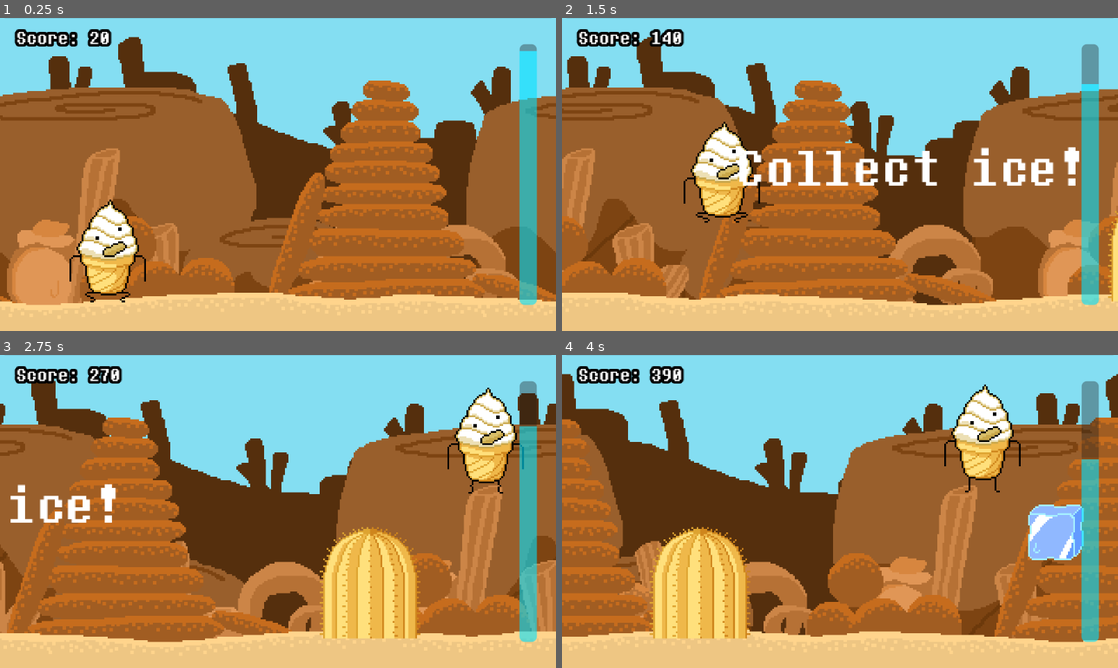
Above: before the commit, frames 1-4 (two rows, left to right).
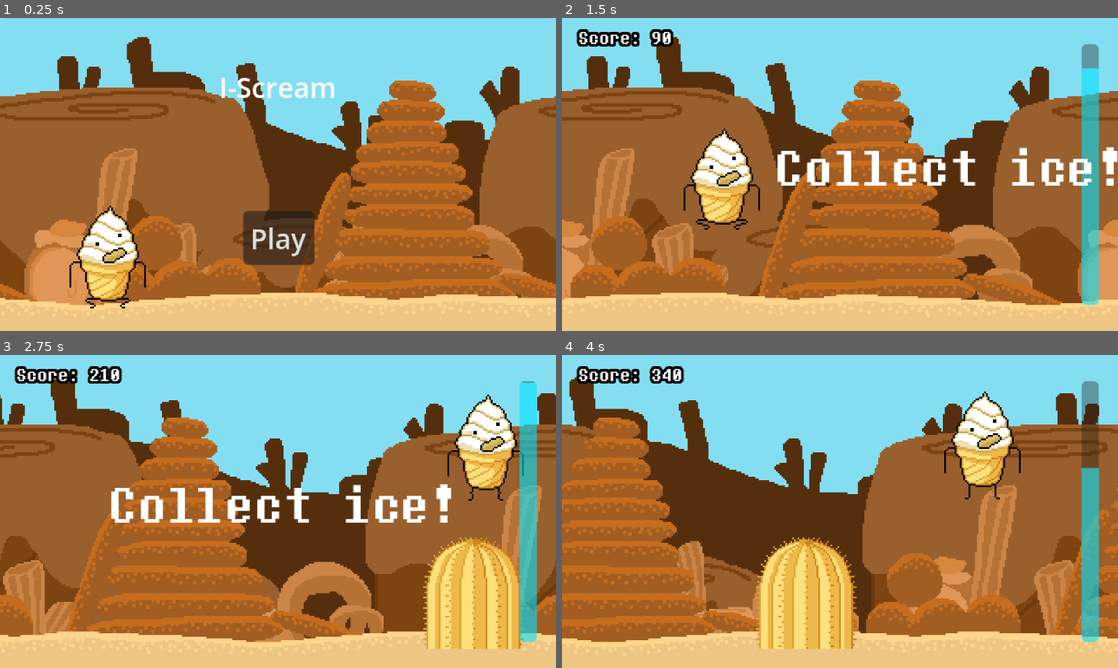
Above: after the commit, the same moments.

Repository: lyhottag13/i-scream
Game: Godot game, scene res://src/scenes/main_game.tscn
Two runs of this game, one before a commit and one after it. Both use one fixed random seed, a clock stepped at 60 frames per second and the inputs below.
Inputs (mouse positions are in pixels of both pictures, inside the frame that each line leads up to):
- Up to frame 1 (0.25 s): no input
- Up to frame 2 (1.5 s): click (840, 237) at 0.5 s, where only the run after the commit has a clickable "Play"; tap Enter at 1.25 s; hold D (move_right) from 1.28 s (still down); tap Space (jump) at 1.35 s
- Up to frame 3 (2.75 s): keep holding D (move_right); tap Space (jump) at 1.52, 1.82, 2.1, 2.27, 2.57 s
- Up to frame 4 (4 s): release D (move_right) at 2.78 s; hold A (move_left) 2.78-3.53 s; tap Space (jump) at 2.85, 3.6, 3.77 s; hold D (move_right) from 3.53 s (still down)

The runs differ from the first frame. In frame 1, 27% of the frame differs, in the area x 0-100%, y 3-93%; in frame 2, 39%; in frame 3, 40%, in the area x 0-100%, y 3-94%; in frame 4, 39%.

Commit message:
Added more polish and fixed menu bugs

Diff:
--- a/project.godot
+++ b/project.godot
@@ -35,6 +35,17 @@
 
 [input]
 
+ui_accept={
+"deadzone": 0.5,
+"events": [Object(InputEventKey,"resource_local_to_scene":false,"resource_name":"","device":0,"window_id":0,"alt_pressed":false,"shift_pressed":false,"ctrl_pressed":false,"meta_pressed":false,"pressed":false,"keycode":4194309,"physical_keycode":0,"key_label":0,"unicode":0,"location":0,"echo":false,"script":null)
+, Object(InputEventKey,"resource_local_to_scene":false,"resource_name":"","device":0,"window_id":0,"alt_pressed":false,"shift_pressed":false,"ctrl_pressed":false,"meta_pressed":false,"pressed":false,"keycode":4194310,"physical_keycode":0,"key_label":0,"unicode":0,"location":0,"echo":false,"script":null)
+]
+}
+ui_select={
+"deadzone": 0.5,
+"events": [Object(InputEventJoypadButton,"resource_local_to_scene":false,"resource_name":"","device":-1,"button_index":3,"pressure":0.0,"pressed":false,"script":null)
+]
+}
 jump={
 "deadzone": 0.2,
 "events": [Object(InputEventKey,"resource_local_to_scene":false,"resource_name":"","device":-1,"window_id":0,"alt_press …(191 unchanged characters)…
--- a/src/scenes/game_over.tscn
+++ b/src/scenes/game_over.tscn
@@ -2,6 +2,7 @@
 
 [ext_resource type="FontFile" uid="uid://dyl1gtqc3hn47" path="res://resources/DialogueFont.otf" id="1_3aip7"]
 [ext_resource type="Script" uid="uid://72is0br21jdq" path="res://src/scripts/game_over.gd" id="1_tmgld"]
+[ext_resource type="Texture2D" uid="uid://citi4h3fu6ld0" path="res://resources/buttontest.png" id="3_bm8er"]
 
 [node name="GameOver" type="Panel" unique_id=424931550]
 anchors_preset = 15
@@ -27,22 +28,6 @@
 theme_override_font_sizes/font_size = 34
 text = "Game Over"
 
-[node name="Button" type="Button" parent="." unique_id=248477602]
-layout_mode = 1
-anchors_preset = 7
-anchor_left = 0.5
-anchor_top = 1.0
-anchor_right = 0.5
-anchor_bottom = 1.0
-offset_left = -25.0
-offset_top = -66.73
-offset_right = 25.0
-offset_bottom = -35.72995
-grow_horizontal = 2
-grow_vertical = 0
-theme_override_fonts/font = ExtResource("1_3aip7")
-text = "Retry"
-
 [node name="ScoreText" type="Label" parent="." unique_id=1025364489]
 layout_mode = 1
 anchors_preset = 8
@@ -59,4 +44,19 @@
 theme_override_fonts/font = ExtResource("1_3aip7")
 text = "Score: XX"
 
-[connection signal="pressed" from="Button" to="." method="_on_button_pressed"]
+[node name="TextureButton" type="TextureButton" parent="." unique_id=1680094453]
+layout_mode = 1
+anchors_preset = 7
+anchor_left = 0.5
+anchor_top = 1.0
+anchor_right = 0.5
+anchor_bottom = 1.0
+offset_left = -32.0
+offset_top = -68.0
+offset_right = 32.0
+offset_bottom = -28.0
+grow_horizontal = 2
+grow_vertical = 0
+texture_normal = ExtResource("3_bm8er")
+
+[connection signal="pressed" from="TextureButton" to="." method="_on_button_pressed"]
--- a/src/scenes/level.tscn
+++ b/src/scenes/level.tscn
@@ -9,7 +9,7 @@
 [ext_resource type="Texture2D" uid="uid://uyrw6sbde0d3" path="res://resources/background/3bunuelodetail.png" id="6_g67j4"]
 
 [sub_resource type="RectangleShape2D" id="RectangleShape2D_wq10o"]
-size = Vector2(1190, 47)
+size = Vector2(337, 43)
 
 [sub_resource type="RectangleShape2D" id="RectangleShape2D_e32pt"]
 size = Vector2(20, 211)
@@ -20,11 +20,52 @@
 [node name="Level" type="Node2D" unique_id=1585518691]
 script = ExtResource("1_7racn")
 
+[node name="Backgrounds" type="Node2D" parent="." unique_id=1316074010]
+
+[node name="Sky" type="Sprite2D" parent="Backgrounds" unique_id=1150391898]
+texture = ExtResource("2_e32pt")
+centered = false
+
+[node name="Mountains" type="Parallax2D" parent="Backgrounds" unique_id=77997172]
+repeat_size = Vector2(320, 0)
+
+[node name="Sprite2D" type="Sprite2D" parent="Backgrounds/Mountains" unique_id=1887015854]
+texture = ExtResource("3_hkhm5")
+centered = false
+
+[node name="Cinammon" type="Parallax2D" parent="Backgrounds" unique_id=130884253]
+repeat_size = Vector2(320, 0)
+
+[node name="Sprite2D" type="Sprite2D" parent="Backgrounds/Cinammon" unique_id=610180878]
+texture = ExtResource("2_w1iog")
+centered = false
+
+[node name="Churros" type="Parallax2D" parent="Backgrounds" unique_id=1503822287]
+repeat_size = Vector2(320, 0)
+
+[node name="Sprite2D" type="Sprite2D" parent="Backgrounds/Churros" unique_id=772263293]
+texture = ExtResource("5_g7mpk")
+centered = false
+
+[node name="Bunelo" type="Parallax2D" parent="Backgrounds" unique_id=1369094169]
+repeat_size = Vector2(320, 0)
+
+[node name="Sprite2D" type="Sprite2D" parent="Backgrounds/Bunelo" unique_id=227637321]
+texture = ExtResource("6_g67j4")
+centered = false
+
+[node name="Sand" type="Parallax2D" parent="Backgrounds" unique_id=1179912931]
+repeat_size = Vector2(320, 0)
+
+[node name="TextureRect" type="Sprite2D" parent="Backgrounds/Sand" unique_id=865879242]
+texture = ExtResource("2_7racn")
+centered = false
+
 [node name="Floor" type="StaticBody2D" parent="." unique_id=827513076]
 position = Vector2(-225, 173)
 
 [node name="CollisionShape2D" type="CollisionShape2D" parent="Floor" unique_id=445182400]
-position = Vector2(585, 13.5)
+position = Vector2(388.5, 15.5)
 shape = SubResource("RectangleShape2D_wq10o")
 
 [node name="CollisionShape2D2" type="CollisionShape2D" parent="Floor" unique_id=1934811265]
@@ -37,7 +78,7 @@
 
 [node name="SpawnMarker" type="Marker2D" parent="." unique_id=1587892575]
 unique_name_in_owner = true
-position = Vector2(345, 163)
+position = Vector2(345, 169)
 
 [node name="Timers" type="Node" parent="." unique_id=2143350176]
 
@@ -47,51 +88,5 @@
 [node name="IceCubeTimer" type="Timer" parent="Timers" unique_id=144561989]
 unique_name_in_owner = true
 
-[node name="Backgrounds" type="Node2D" parent="." unique_id=1316074010]
-
-[node name="Sky" type="Sprite2D" parent="Backgrounds" unique_id=1150391898]
-texture = ExtResource("2_e32pt")
-centered = false
-
-[node name="Mountains" type="Parallax2D" parent="Backgrounds" unique_id=77997172]
-repeat_size = Vector2(320, 0)
-autoscroll = Vector2(-20, 0)
-
-[node name="Sprite2D" type="Sprite2D" parent="Backgrounds/Mountains" unique_id=1887015854]
-texture = ExtResource("3_hkhm5")
-centered = false
-
-[node name="Cinammon" type="Parallax2D" parent="Backgrounds" unique_id=130884253]
-repeat_size = Vector2(320, 0)
-autoscroll = Vector2(-30, 0)
-
-[node name="Sprite2D" type="Sprite2D" parent="Backgrounds/Cinammon" unique_id=610180878]
-texture = ExtResource("2_w1iog")
-centered = false
-
-[node name="Churros" type="Parallax2D" parent="Backgrounds" unique_id=1503822287]
-repeat_size = Vector2(320, 0)
-autoscroll = Vector2(-40, 0)
-
-[node name="Sprite2D" type="Sprite2D" parent="Backgrounds/Churros" unique_id=772263293]
-texture = ExtResource("5_g7mpk")
-centered = false
-
-[node name="Bunelo" type="Parallax2D" parent="Backgrounds" unique_id=1369094169]
-repeat_size = Vector2(320, 0)
-autoscroll = Vector2(-60, 0)
-
-[node name="Sprite2D" type="Sprite2D" parent="Backgrounds/Bunelo" unique_id=227637321]
-texture = ExtResource("6_g67j4")
-centered = false
-
-[node name="Sand" type="Parallax2D" parent="Backgrounds" unique_id=1179912931]
-repeat_size = Vector2(320, 0)
-autoscroll = Vector2(-100, 0)
-
-[node name="TextureRect" type="Sprite2D" parent="Backgrounds/Sand" unique_id=865879242]
-texture = ExtResource("2_7racn")
-centered = false
-
 [connection signal="timeout" from="Timers/CactusTimer" to="." method="_on_cactus_timer_timeout"]
 [connection signal="timeout" from="Timers/IceCubeTimer" to="." method="_on_ice_cube_timer_timeout"]
--- a/src/scenes/main_game.tscn
+++ b/src/scenes/main_game.tscn
@@ -6,6 +6,7 @@
 [ext_resource type="PackedScene" uid="uid://bw370bxwsfuir" path="res://bar.tscn" id="4_m7syd"]
 [ext_resource type="FontFile" uid="uid://dyl1gtqc3hn47" path="res://resources/DialogueFont.otf" id="5_c5f53"]
 [ext_resource type="PackedScene" uid="uid://v1oehotvw3l0" path="res://src/scenes/game_over.tscn" id="6_wrvd8"]
+[ext_resource type="PackedScene" uid="uid://c2t3hw37pm2qu" path="res://src/scenes/main_menu.tscn" id="7_1he1f"]
 
 [sub_resource type="RectangleShape2D" id="RectangleShape2D_wrvd8"]
 size = Vector2(320, 180)
@@ -18,7 +19,10 @@
 [node name="Level" parent="World" unique_id=1585518691 instance=ExtResource("1_lt075")]
 
 [node name="Player" parent="World" unique_id=2135155359 instance=ExtResource("2_r3nyt")]
-position = Vector2(62, 164)
+position = Vector2(62, 167)
+
+[node name="PlayerSpawner" type="Marker2D" parent="World" unique_id=919972049]
+position = Vector2(62, 167)
 
 [node name="GUI" type="Control" parent="." unique_id=166510368]
 layout_mode = 3
@@ -67,10 +71,14 @@
 shape = SubResource("RectangleShape2D_wrvd8")
 action = "jump"
 
+[node name="MainMenu" parent="GUI" unique_id=1559335009 instance=ExtResource("7_1he1f")]
+layout_mode = 1
+
 [node name="ScoreTimer" type="Timer" parent="." unique_id=1679420607]
 wait_time = 0.1
 
 [connection signal="collected" from="World/Level" to="." method="_on_level_collected"]
 [connection signal="hit" from="World/Player" to="." method="_on_player_hit"]
 [connection signal="retry" from="GUI/GameOver" to="." method="_on_game_over_retry"]
+[connection signal="start_game" from="GUI/MainMenu" to="." method="_on_main_menu_start_game"]
 [connection signal="timeout" from="ScoreTimer" to="." method="_on_score_timer_timeout"]
--- /dev/null
+++ b/src/scenes/main_menu.tscn
@@ -0,0 +1,43 @@
+[gd_scene format=3 uid="uid://c2t3hw37pm2qu"]
+
+[ext_resource type="Script" uid="uid://ctk1novde5cc8" path="res://src/scripts/main_menu.gd" id="1_rm437"]
+
+[node name="MainMenu" type="Control" unique_id=1559335009]
+layout_mode = 3
+anchors_preset = 15
+anchor_right = 1.0
+anchor_bottom = 1.0
+grow_horizontal = 2
+grow_vertical = 2
+script = ExtResource("1_rm437")
+
+[node name="Title" type="Label" parent="." unique_id=1214807601]
+layout_mode = 1
+anchors_preset = 5
+anchor_left = 0.5
+anchor_right = 0.5
+offset_left = -34.0
+offset_top = 28.0
+offset_right = 34.0
+offset_bottom = 51.0
+grow_horizontal = 2
+text = "I-Scream"
+
+[node name="Button" type="Button" parent="." unique_id=1911955132]
+layout_mode = 1
+anchors_preset = 7
+anchor_left = 0.5
+anchor_top = 1.0
+anchor_right = 0.5
+anchor_bottom = 1.0
+offset_left = -4.0
+offset_top = -46.0
+offset_right = 4.0
+offset_bottom = -38.0
+grow_horizontal = 2
+grow_vertical = 0
+focus_mode = 0
+focus_behavior_recursive = 1
+text = "Play"
+
+[connection signal="pressed" from="Button" to="." method="_on_button_pressed"]
--- a/src/scenes/player.tscn
+++ b/src/scenes/player.tscn
@@ -2,7 +2,6 @@
 
 [ext_resource type="Script" uid="uid://cw7drtbk48xxm" path="res://src/scripts/player.gd" id="1_v4rts"]
 [ext_resource type="Texture2D" uid="uid://buusbph21das7" path="res://resources/spritesheet.png" id="2_v4rts"]
-[ext_resource type="AudioStream" uid="uid://dxo4ap4pqp7h8" path="res://resources/sounds/jump.ogg" id="3_hwyk6"]
 
 [sub_resource type="AtlasTexture" id="AtlasTexture_hwyk6"]
 atlas = ExtResource("2_v4rts")
@@ -99,6 +98,36 @@
 [sub_resource type="RectangleShape2D" id="RectangleShape2D_v4rts"]
 size = Vector2(32, 57)
 
+[sub_resource type="CapsuleShape2D" id="CapsuleShape2D_v4rts"]
+radius = 12.0
+height = 38.0
+
+[sub_resource type="Gradient" id="Gradient_v4rts"]
+interpolation_mode = 2
+colors = PackedColorArray(1, 1, 1, 1, 0, 0, 0, 0)
+
+[sub_resource type="GradientTexture2D" id="GradientTexture2D_hwyk6"]
+gradient = SubResource("Gradient_v4rts")
+width = 8
+height = 8
+fill = 1
+fill_from = Vector2(0.5, 0.5)
+fill_to = Vector2(1, 0.5)
+
+[sub_resource type="ParticleProcessMaterial" id="ParticleProcessMaterial_v4rts"]
+particle_flag_disable_z = true
+emission_shape = 1
+emission_sphere_radius = 10.66
+direction = Vector3(0, -1, 0)
+spread = 60.0
+initial_velocity_min = 121.63
+initial_velocity_max = 161.62999
+gravity = Vector3(0, 500, 0)
+linear_accel_min = -150.0
+linear_accel_max = -150.0
+scale_min = 0.0
+scale_max = 2.0
+
 [node name="Player" type="CharacterBody2D" unique_id=2135155359]
 script = ExtResource("1_v4rts")
 
@@ -113,16 +142,23 @@
 position = Vector2(0, -29)
 shape = SubResource("RectangleShape2D_v4rts")
 
-[node name="Area2D" type="Area2D" parent="." unique_id=378018722]
+[node name="HitBox" type="Area2D" parent="." unique_id=378018722]
 collision_layer = 3
 collision_mask = 3
 
-[node name="CollisionShape2D" type="CollisionShape2D" parent="Area2D" unique_id=484020901]
+[node name="CollisionShape2D" type="CollisionShape2D" parent="HitBox" unique_id=484020901]
 position = Vector2(0, -29)
-shape = SubResource("RectangleShape2D_v4rts")
+shape = SubResource("CapsuleShape2D_v4rts")
 
-[node name="Jump" type="AudioStreamPlayer" parent="." unique_id=598231984]
-stream = ExtResource("3_hwyk6")
-volume_db = -13.582
+[node name="Particles" type="GPUParticles2D" parent="." unique_id=404406455]
+position = Vector2(1, -43)
+emitting = false
+amount = 10
+texture = SubResource("GradientTexture2D_hwyk6")
+lifetime = 2.0
+one_shot = true
+explosiveness = 1.0
+fixed_fps = 60
+process_material = SubResource("ParticleProcessMaterial_v4rts")
 
-[connection signal="body_entered" from="Area2D" to="." method="_on_area_2d_body_entered"]
+[connection signal="body_entered" from="HitBox" to="." method="_on_area_2d_body_entered"]
--- a/src/scripts/ice_cube.gd
+++ b/src/scripts/ice_cube.gd
@@ -6,6 +6,7 @@
 func _on_body_entered(body: Node2D) -> void:
 	if body is Player:
 		collected.emit()
+		AudioManager.play("ice_collect")
 		queue_free()
 
 
--- a/src/scripts/level.gd
+++ b/src/scripts/level.gd
@@ -6,27 +6,37 @@
 const CACTUS = preload("uid://c44a4nntknj6q")
 const ICE_CUBE = preload("uid://dk5f5sj4fo8a1")
 
-var speed = 100
-var cactus_timer_minimum = 2
-var ice_cube_timer_minimum = 1
+const BASELINE_SPEED = 100
+const BASELINE_CACTUS_TIME = 2
+const BASELINE_ICE_CUBE_TIME = 1
+const MINIMUM_CACTUS_TIME = 0.2
+const MAXIMUM_ICE_CUBE_TIME = 2
+
+var speed = BASELINE_SPEED
+var cactus_time = BASELINE_CACTUS_TIME
+var ice_cube_time = BASELINE_ICE_CUBE_TIME
 
 @onready var spawn_marker: Marker2D = %SpawnMarker
 @onready var cactus_timer: Timer = %CactusTimer
 @onready var ice_cube_timer: Timer = %IceCubeTimer
+@onready var backgrounds: Node2D = $Backgrounds
+
+var tweens: Array[Tween] = []
 
 func _physics_process(delta: float) -> void:
 	for object: Node2D in get_tree().get_nodes_in_group("moving_objects"):
 		object.position.x -= delta * speed
-	speed += delta * 2
 	if GameState.game_state == GameState.GAME_STATES.RUNNING:
-		cactus_timer_minimum -= delta * 0.05
+		speed += delta * 2
+		cactus_time = max(cactus_time - delta * 0.04, MINIMUM_CACTUS_TIME)
+		ice_cube_time = min(ice_cube_time + delta * 0.02, MAXIMUM_ICE_CUBE_TIME)
 
 
 func _on_cactus_timer_timeout() -> void:
 	var new_cactus = CACTUS.instantiate() as Cactus
 	new_cactus.position = spawn_marker.position
 	add_child(new_cactus)
-	cactus_timer.start(randf_range(cactus_timer_minimum, cactus_timer_minimum + 2))
+	cactus_timer.start(randf_range(cactus_time, 2 * cactus_time + 1))
 
 
 func _on_ice_cube_timer_timeout() -> void:
@@ -34,7 +44,7 @@
 	new_ice_cube.collected.connect(_on_ice_cube_collected)
 	new_ice_cube.position = spawn_marker.position + Vector2(0, randi_range(-50, -150))
 	add_child(new_ice_cube)
-	ice_cube_timer.start(randf_range(ice_cube_timer_minimum, ice_cube_timer_minimum + 1))
+	ice_cube_timer.start(randf_range(ice_cube_time, ice_cube_time + 1))
 
 
 func _on_ice_cube_collected() -> void:
@@ -49,3 +59,40 @@
 func stop_spawning() -> void:
 	cactus_timer.stop()
 	ice_cube_timer.stop()
+
+
+func start_scroll() -> void:
+	for tween in tweens:
+		tween.kill()
+	var scroll_values: Array[int] = [
+		-20,
+		-30,
+		-40,
+		-60,
+		-100,
+	]
+	var parallaxLayers = backgrounds.get_children()
+	for item in parallaxLayers:
+		if item is Parallax2D:
+			item.autoscroll.x = scroll_values.pop_front()
+
+
+func end_scroll() -> void:
+	var parallaxLayers = backgrounds.get_children()
+	for item in parallaxLayers:
+		if item is Parallax2D:
+			item.autoscroll.x = 0
+
+
+func slow_scroll() -> void:
+	var parallaxLayers = backgrounds.get_children()
+	for item in parallaxLayers:
+		if item is Parallax2D:
+			var new_tween = create_tween()
+			new_tween.tween_property(item, "autoscroll:x", 0, 2)
+			tweens.append(new_tween)
+
+
+func restart_values() -> void:
+	speed = BASELINE_SPEED
+	cactus_time = BASELINE_CACTUS_TIME
--- a/src/scripts/main_game.gd
+++ b/src/scripts/main_game.gd
@@ -2,6 +2,7 @@
 extends Node
 
 const MELT_RATE: float = 0.1
+const PLAYER = preload("uid://bu8cjok6o02rb")
 
 @onready var bar: Panel = $GUI/Bar
 @onready var player: Player = $World/Player
@@ -10,6 +11,9 @@
 @onready var level: Level = $World/Level
 @onready var game_over: GameOver = $GUI/GameOver
 @onready var tutorial: Label = $GUI/Tutorial
+@onready var main_menu: MainMenu = $GUI/MainMenu
+@onready var player_spawner: Marker2D = $World/PlayerSpawner
+@onready var world: Node2D = $World
 
 var bar_ratio := 1.0
 var score := 0
@@ -17,11 +21,6 @@
 func _unhandled_input(event: InputEvent) -> void:
 	if event is InputEventKey:
 		DisplayServer.window_set_mode(DisplayServer.WINDOW_MODE_FULLSCREEN)
-
-
-func _ready() -> void:
-	GameState.game_state = GameState.GAME_STATES.RUNNING
-	_start_game()
 
 
 func _process(delta: float) -> void:
@@ -41,12 +40,23 @@
 	bar_ratio = min(1.0, bar_ratio + 0.3)
 
 
+var game_over_tween: Tween
+
 func _start_game() -> void:
 	GameState.game_state = GameState.GAME_STATES.RUNNING
+	if game_over_tween:
+		game_over_tween.kill()
+	game_over.position.y = -320
+	game_over.hide()
+	main_menu.hide()
 	level.start_spawning()
+	level.start_scroll()
+	level.restart_values()
+	score = 0
 	score_label.text = "Score: 0"
 	score_timer.start()
 	bar.show()
+	bar_ratio = 1
 	score_label.show()
 	tutorial.position.x = 500
 	create_tween().tween_property(tutorial, "position:x", -300, 3).set_ease(Tween.EASE_OUT_IN).set_trans(Tween.TRANS_CUBIC)
@@ -61,8 +71,9 @@
 	bar.hide()
 	await get_tree().create_timer(1.0).timeout
 	game_over.show()
-	#game_over.position.y = 0
-	var tween = create_tween().tween_property(game_over, "position:y", 0, 1).set_trans(Tween.TRANS_CUBIC)
+	level.slow_scroll()
+	game_over_tween = create_tween()
+	game_over_tween.tween_property(game_over, "position:y", 0, 1).set_trans(Tween.TRANS_CUBIC)
 
 
 func _on_score_timer_timeout() -> void:
@@ -71,4 +82,13 @@
 
 
 func _on_game_over_retry() -> void:
-	get_tree().reload_current_scene()
+	var new_player = PLAYER.instantiate()
+	new_player.position = player_spawner.position
+	player = new_player
+	player.hit.connect(_on_player_hit)
+	world.add_child(new_player)
+	_start_game()
+
+
+func _on_main_menu_start_game() -> void:
+	_start_game()
--- /dev/null
+++ b/src/scripts/main_menu.gd
@@ -0,0 +1,7 @@
+class_name MainMenu
+extends Control
+
+signal start_game
+
+func _on_button_pressed() -> void:
+	start_game.emit()
--- a/src/scripts/player.gd
+++ b/src/scripts/player.gd
@@ -6,11 +6,12 @@
 const SPEED = 150.0
 const JUMP_VELOCITY = -400.0
 
-@onready var jump: AudioStreamPlayer = $Jump
-@onready var hit_sfx: AudioStreamPlayer = $HitSFX
-@onready var scream_sfx: AudioStreamPlayer = $ScreamSFX
+@onready var particles: GPUParticles2D = $Particles
 
 func _physics_process(delta: float) -> void:
+	# Prevents player control if the game isn't running.
+	if GameState.game_state == GameState.GAME_STATES.NOT_RUNNING:
+		return
 
 	# Add the gravity.
 	if not is_on_floor():
@@ -35,6 +36,8 @@
 func _on_area_2d_body_entered(body: Node2D) -> void:
 	if body is Cactus:
 		hit.emit()
+		particles.duplicate()
+		particles.restart()
 		AudioManager.play("hit")
 
 
Binary file added: resources/buttontest.png
Not shown, added: resources/buttontest.png.import
Not shown, added: src/scripts/main_menu.gd.uid
Not shown, changed: docs/index.html
Not shown, changed: docs/index.pck
